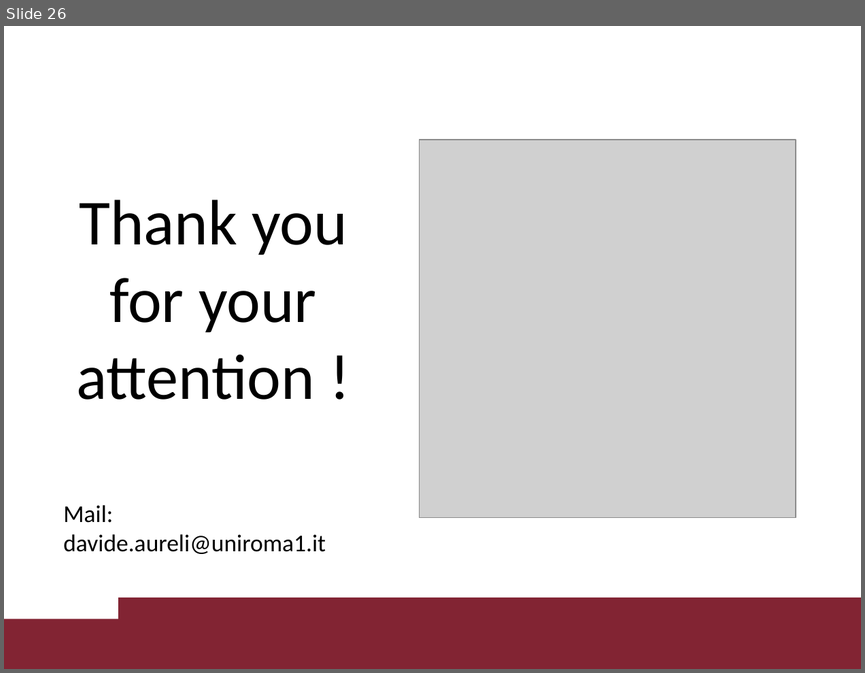
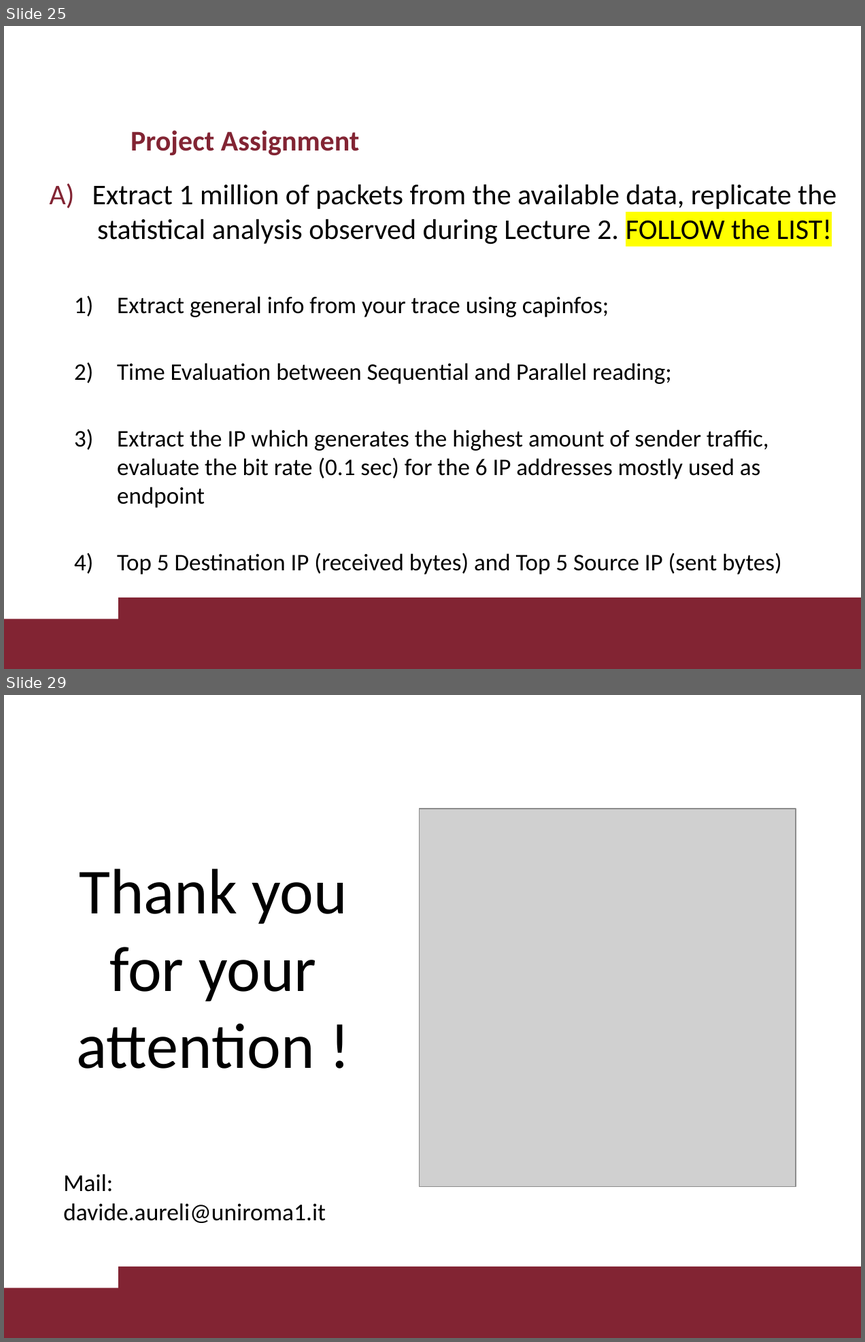
Before and after one commit to davaureli/NBD_LabSession, a slide deck: Lecture 3/Lecture 3.pptx. Shown one above the other, each under a label of ours: slide 26 before the commit, slides 25 and 29 after it; the slides between them are not shown. The pictures are 865x673 and 865x1342 pixels, drawn with LibreOffice and Linux fonts; fonts in the diff are those of the drawing; grey boxes stand for pictures; background and template pictures are left out. Boxes give left, top, right and bottom in pixels: in the first picture for what was removed or moved away, otherwise in the second. Text is boxed around its words. In the diff, an @@ line names an element or a change of style, - is before the commit and + after.

```diff
--- a/Lecture 3/Lecture 3.pptx
+++ b/Lecture 3/Lecture 3.pptx
@@ slide 25 added at box(4, 26, 861, 669), background #FFFFFF; not listed: 2 template elements that a slide beside it also shows @@
@@ title added at box(130, 130, 360, 155), 24 pt, text #822433, bold @@
+Project Assignment
@@ text added at box(92, 184, 836, 574), 20 pt, text #000000 @@
+A) Extract 1 million of packets from the available data, replicate the statistical analysis observed during Lecture 2. FOLLOW the LIST!
+  1) Extract general info from your trace using capinfos;
+  2) Time Evaluation between Sequential and Parallel reading;
+  3) Extract the IP which generates the highest amount of sender traffic, evaluate the bit rate (0.1 sec) for the 6 IP addresses mostly used as endpoint
+  4) Top 5 Destination IP (received bytes) and Top 5 Source IP (sent bytes)
@@ what was slide 26 is now slide 29 @@
```
Also in this commit, not shown: 3 slides changed, 2 other slides added.
